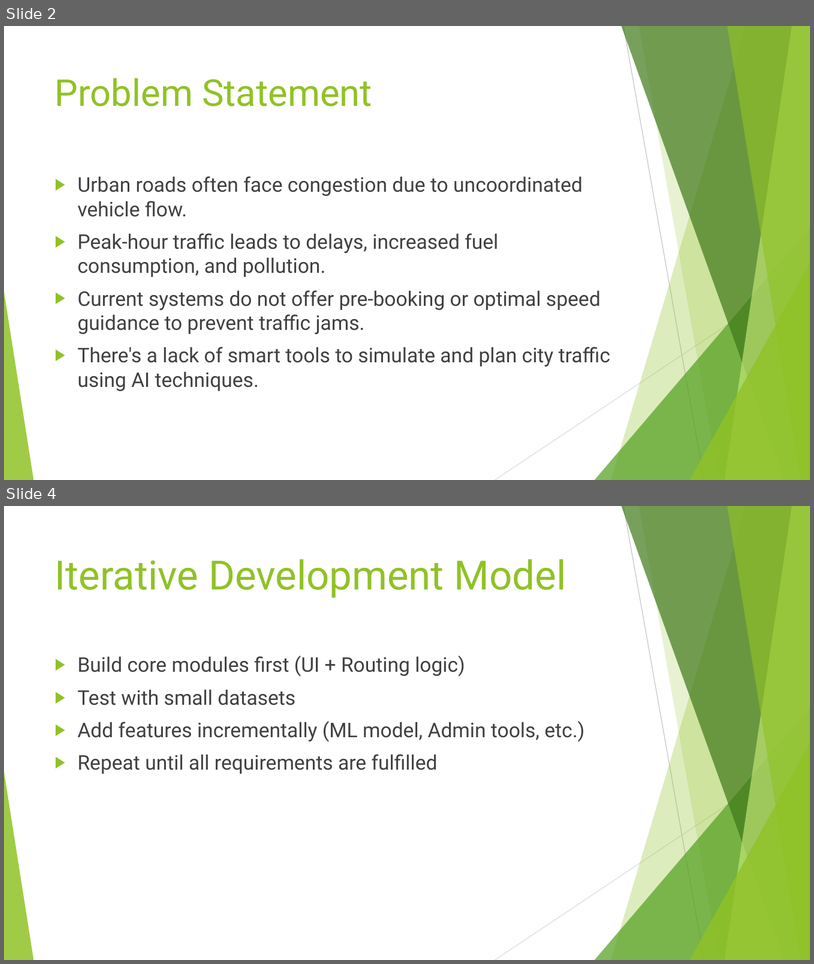
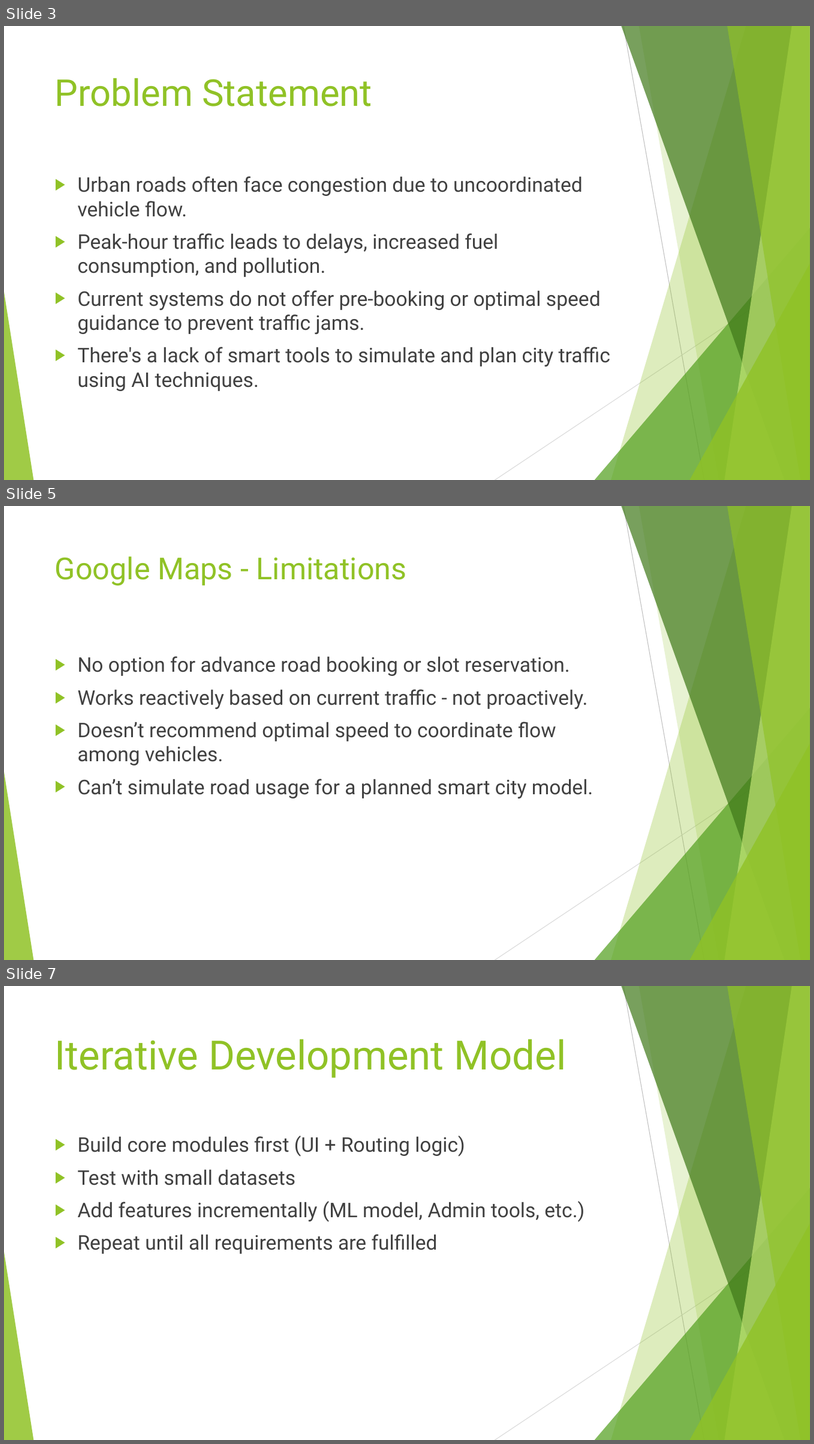
Before and after one commit to sanjaykn8/SE_MiniProject, a slide deck: SE_mp.pptx. Shown one above the other, each under a label of ours: slides 2 and 4 before the commit, slides 3, 5 and 7 after it; the slides between them are not shown. The pictures are 814x964 and 814x1444 pixels, drawn with LibreOffice and Linux fonts; fonts in the diff are those of the drawing. Boxes give left, top, right and bottom in pixels: in the first picture for what was removed or moved away, otherwise in the second. Text is boxed around its words. In the diff, an @@ line names an element or a change of style, - is before the commit and + after.

Commit message:
ppt

```diff
--- a/SE_mp.pptx
+++ b/SE_mp.pptx
@@ slide 5 added at (x1=4, y1=506, x2=810, y2=960), background #FFFFFF; not listed: 10 template elements that a slide beside it also shows @@
@@ title added at (x1=55, y1=556, x2=407, y2=586), 36 pt, text #90C226 @@
+Google Maps - Limitations
@@ text added at (x1=78, y1=656, x2=593, y2=798), 24 pt, text #404040 @@
+▶ No option for advance road booking or slot reservation.
+▶ Works reactively based on current traffic - not proactively.
+▶ Doesn’t recommend optimal speed to coordinate flow among vehicles.
+▶ Can’t simulate road usage for a planned smart city model.
@@ what was slide 2 is now slide 3 @@
@@ what was slide 4 is now slide 7 @@
```
Also in this commit, not shown: 3 other slides added, 1 other file.
